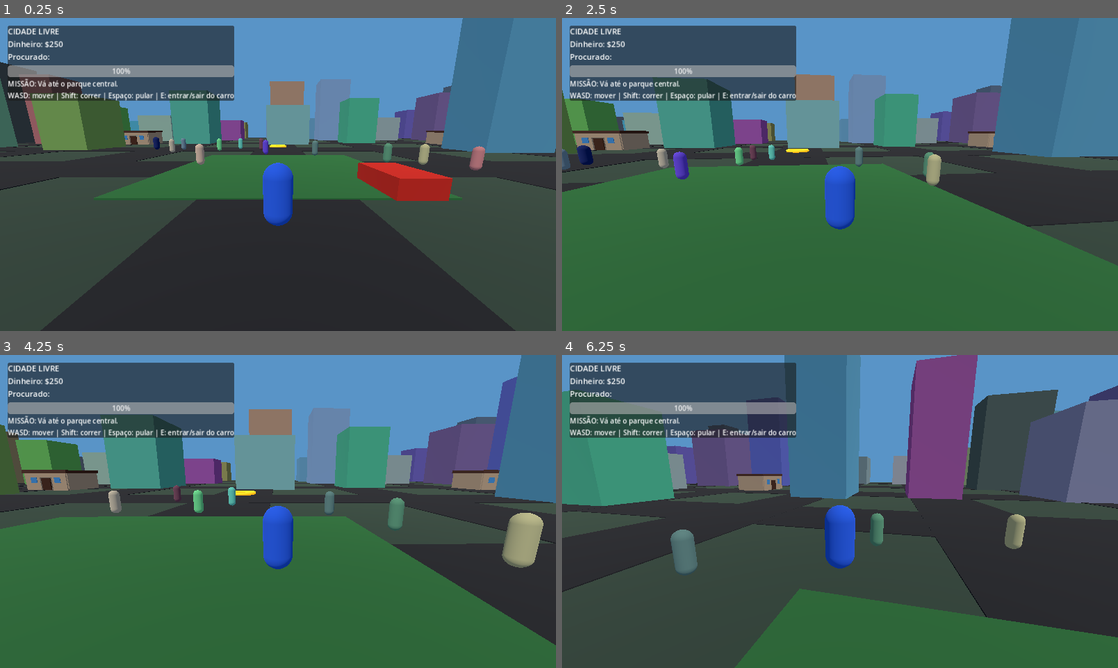
Above: before the commit, frames 1-4 (two rows, left to right).
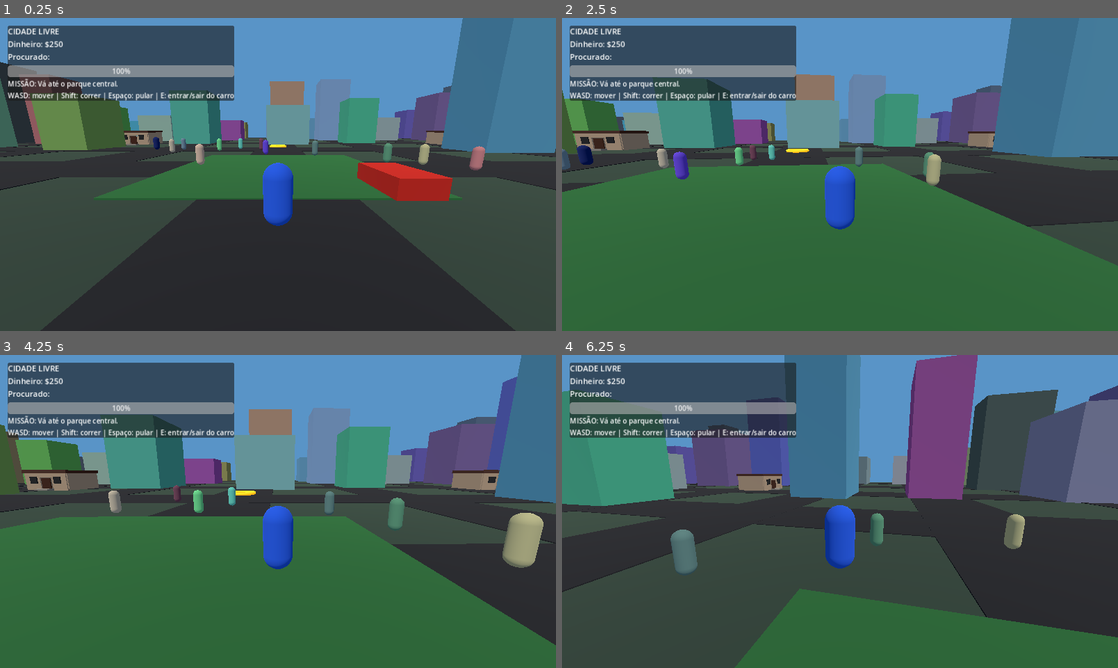
Above: after the commit, the same moments.

Repository: aykon042-cpu/CIDADE-LIVRE
Game: Godot game, scene res://scenes/Main.tscn
The game is run twice, just before and just after one commit, with the same random seed, the same clock (stepped at 60 frames per second) and the same inputs.
Inputs (mouse positions are in pixels of both pictures, inside the frame that each line leads up to):
- Up to frame 1 (0.25 s): no input
- Up to frame 2 (2.5 s): move the mouse to (834, 180) at 0.52 s; hold E (interact) 0.53-1.28 s; hold W (move_forward) from 0.53 s (still down); tap Space (jump) at 0.77, 1.52 s; move the mouse to (878, 177) at 1.27 s; tap E (interact) at 1.35, 2.3 s; move the mouse to (795, 171) at 2.02 s; hold Ctrl (sprint) from 2.03 s (still down)
- Up to frame 3 (4.25 s): move the mouse to (283, 511) at 2.77 s; release W (move_forward) at 2.78 s; release Ctrl (sprint) at 2.78 s; hold A (move_left) 2.78-3.53 s; tap E (interact) at 2.85 s; tap Space (jump) at 3.02, 3.77 s; move the mouse to (255, 505) at 3.52 s; hold W (move_forward) from 3.53 s (still down); hold E (interact) from 3.53 s (still down)
- Up to frame 4 (6.25 s): move the mouse to (867, 511) at 4.27 s; release E (interact) at 4.28 s; tap Ctrl (sprint) at 4.35 s; tap Space (jump) at 4.52, 6.02 s; tap E (interact) at 4.55, 5.85 s; move the mouse to (812, 511) at 5.02 s; hold E (interact) 5.03-5.78 s; move the mouse to (851, 505) at 5.77 s; release W (move_forward) at 5.78 s; hold D (move_right) from 5.78 s (still down)

The runs differ from the first frame. In frame 1, less than 0.1% of the frame differs, in the area x 22-26%, y 37-41%; in frame 2, less than 0.1%; in frame 3, 0.1%, in the area x 5-98%, y 38-68%; in frame 4, less than 0.1%.
Error in both runs: Invalid assignment of property or key 'waypoints' with value of type 'Array' on a base object of type 'VehicleBody3D (CityTrafficVehicle)'. (res://scripts/worl…

Commit message:
Add solid room boundaries, furniture collisions and interior lighting

Diff:
--- a/CIDADE_LIVRE_GODOT/scripts/residential_house.gd
+++ b/CIDADE_LIVRE_GODOT/scripts/residential_house.gd
@@ -25,24 +25,37 @@
 	_box(exterior_root, Vector3(2.0, 1.8, 3.18), Vector3(1.0, 1.0, 0.08), Color(0.22, 0.48, 0.68), false, "WindowRight")
 	_box(exterior_root, Vector3(0, 1.1, 3.15), Vector3(1.5, 2.1, 0.12), Color(0.24, 0.12, 0.07), false, "Door")
 	_box(exterior_root, Vector3(0, 0.08, 0), Vector3(7.2, 0.16, 6.2), Color(0.38, 0.34, 0.29), false, "Foundation")
+	_box(exterior_root, Vector3(0, 0.16, 3.7), Vector3(2.2, 0.32, 1.1), Color(0.52, 0.48, 0.42), true, "FrontStep")
+	_box(exterior_root, Vector3(-2.0, 1.8, 3.23), Vector3(1.16, 1.16, 0.12), Color(0.12, 0.12, 0.12), false, "LeftWindowFrame")
+	_box(exterior_root, Vector3(2.0, 1.8, 3.23), Vector3(1.16, 1.16, 0.12), Color(0.12, 0.12, 0.12), false, "RightWindowFrame")
 
 func _build_interior() -> void:
 	interior_root = Node3D.new()
 	interior_root.name = "Interior"
 	interior_root.visible = false
 	add_child(interior_root)
-	_box(interior_root, Vector3(0, 0.0, 0), Vector3(6.7, 0.18, 5.7), Color(0.48, 0.34, 0.22), false, "WoodFloor")
-	_box(interior_root, Vector3(0, 1.5, -2.85), Vector3(6.7, 3, 0.16), Color(0.88, 0.82, 0.68), false, "BackWall")
-	_box(interior_root, Vector3(-3.3, 1.5, 0), Vector3(0.16, 3, 5.7), Color(0.84, 0.78, 0.66), false, "LeftWall")
-	_box(interior_root, Vector3(3.3, 1.5, 0), Vector3(0.16, 3, 5.7), Color(0.84, 0.78, 0.66), false, "RightWall")
-	_box(interior_root, Vector3(0, 2.95, 0), Vector3(6.7, 0.16, 5.7), Color(0.92, 0.89, 0.8), false, "Ceiling")
+	_box(interior_root, Vector3(0, 0.0, 0), Vector3(6.7, 0.18, 5.7), Color(0.48, 0.34, 0.22), true, "WoodFloor")
+	_box(interior_root, Vector3(0, 1.5, -2.85), Vector3(6.7, 3, 0.16), Color(0.88, 0.82, 0.68), true, "BackWall")
+	_box(interior_root, Vector3(-2.25, 1.5, 2.85), Vector3(2.2, 3, 0.16), Color(0.88, 0.82, 0.68), true, "FrontLeftWall")
+	_box(interior_root, Vector3(2.25, 1.5, 2.85), Vector3(2.2, 3, 0.16), Color(0.88, 0.82, 0.68), true, "FrontRightWall")
+	_box(interior_root, Vector3(0, 2.65, 2.85), Vector3(2.3, 0.7, 0.16), Color(0.88, 0.82, 0.68), true, "FrontHeader")
+	_box(interior_root, Vector3(-3.3, 1.5, 0), Vector3(0.16, 3, 5.7), Color(0.84, 0.78, 0.66), true, "LeftWall")
+	_box(interior_root, Vector3(3.3, 1.5, 0), Vector3(0.16, 3, 5.7), Color(0.84, 0.78, 0.66), true, "RightWall")
+	_box(interior_root, Vector3(0, 2.95, 0), Vector3(6.7, 0.16, 5.7), Color(0.92, 0.89, 0.8), true, "Ceiling")
 	# Living room furniture and a compact kitchen.
-	_box(interior_root, Vector3(-1.55, 0.48, -1.35), Vector3(2.4, 0.8, 0.9), Color(0.28, 0.19, 0.14), false, "Sofa")
-	_box(interior_root, Vector3(-1.45, 0.28, 0.0), Vector3(1.5, 0.12, 0.8), Color(0.32, 0.22, 0.14), false, "CoffeeTable")
-	_box(interior_root, Vector3(2.2, 0.5, -1.8), Vector3(1.2, 1.0, 0.65), Color(0.48, 0.48, 0.45), false, "KitchenCounter")
+	_box(interior_root, Vector3(-1.55, 0.48, -1.35), Vector3(2.4, 0.8, 0.9), Color(0.28, 0.19, 0.14), true, "Sofa")
+	_box(interior_root, Vector3(-1.45, 0.28, 0.0), Vector3(1.5, 0.12, 0.8), Color(0.32, 0.22, 0.14), true, "CoffeeTable")
+	_box(interior_root, Vector3(2.2, 0.5, -1.8), Vector3(1.2, 1.0, 0.65), Color(0.48, 0.48, 0.45), true, "KitchenCounter")
 	_box(interior_root, Vector3(2.2, 1.15, -1.8), Vector3(1.2, 0.12, 0.65), Color(0.72, 0.72, 0.68), false, "CounterTop")
-	_box(interior_root, Vector3(1.9, 0.45, 1.45), Vector3(1.4, 0.8, 1.8), Color(0.42, 0.25, 0.2), false, "Bed")
+	_box(interior_root, Vector3(1.9, 0.45, 1.45), Vector3(1.4, 0.8, 1.8), Color(0.42, 0.25, 0.2), true, "Bed")
 	_box(interior_root, Vector3(0, 2.7, 0), Vector3(0.35, 0.08, 0.35), Color(1.0, 0.86, 0.58), false, "CeilingLamp")
+	var room_light := OmniLight3D.new()
+	room_light.name = "InteriorLight"
+	room_light.position = Vector3(0, 2.5, 0)
+	room_light.light_color = Color(1.0, 0.82, 0.62)
+	room_light.light_energy = 1.4
+	room_light.omni_range = 9.0
+	interior_root.add_child(room_light)
 
 func _box(parent: Node3D, pos: Vector3, size: Vector3, color: Color, solid: bool, node_name: String) -> void:
 	var body := StaticBody3D.new() if solid else Node3D.new()
@@ -73,4 +86,4 @@
 	occupied = not occupied
 	exterior_root.visible = not occupied
 	interior_root.visible = occupied
-	actor.global_position = global_position + (Vector3(0, 1.0, 0) if occupied else Vector3(0, 1.0, 5.2))
+	actor.global_position = global_position + (Vector3(0, 1.0, 1.7) if occupied else Vector3(0, 1.0, 5.2))
